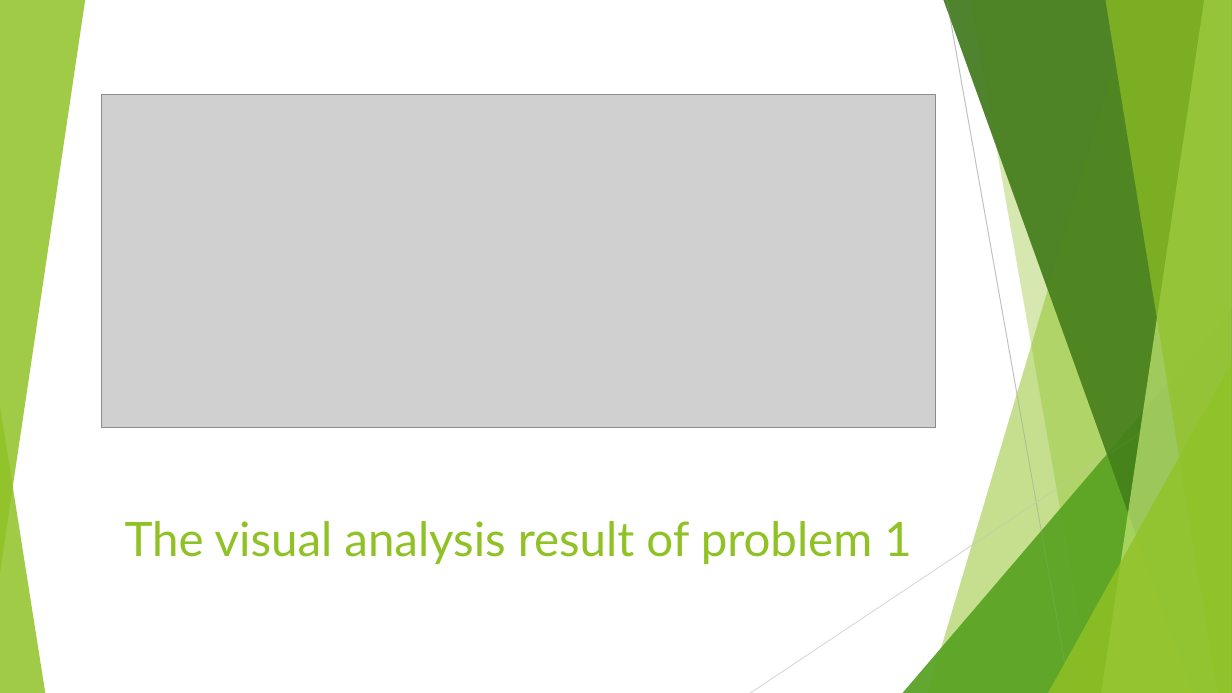
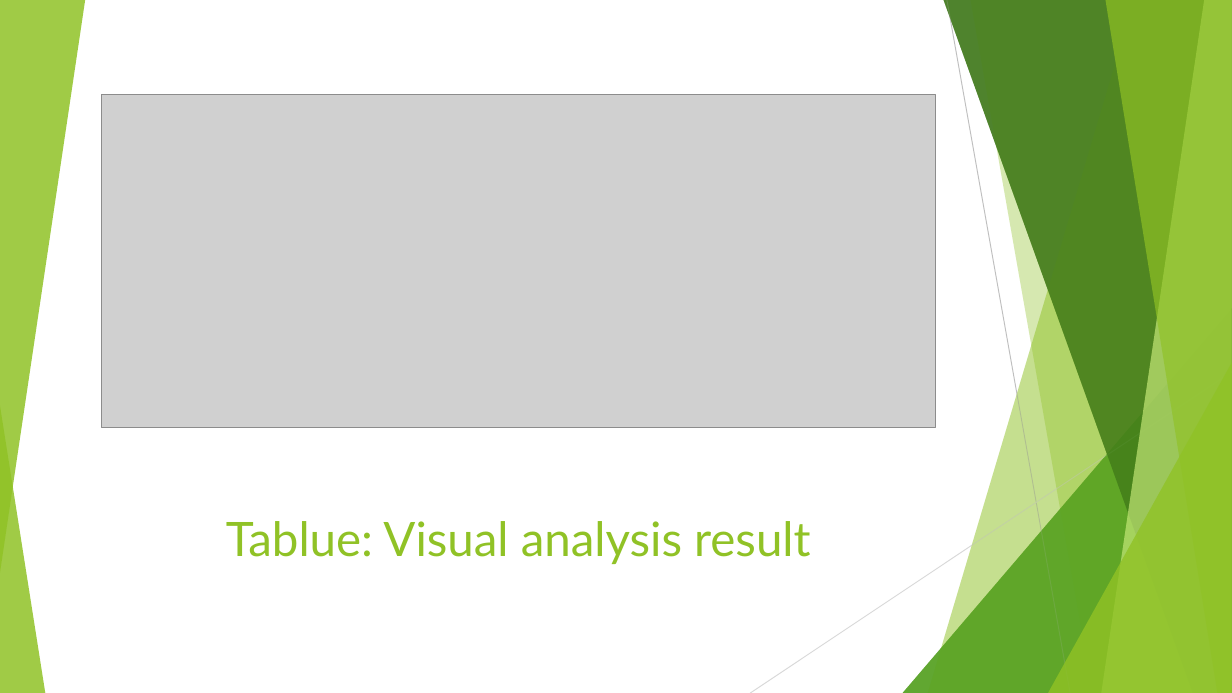
Before and after one commit to aianis/carbon-emissons-visualizer, a slide deck: slide 4 of Files/09893014_DataVisualization_Project.pptx. Drawn at 1232x693 pixels with LibreOffice and Linux fonts; fonts in the diff are those of the drawing; grey boxes stand for pictures. Boxes give left, top, right and bottom in pixels: in the first picture for what was removed or moved away, otherwise in the second. Text is boxed around its words. In the diff, an @@ line names an element or a change of style, - is before the commit and + after.

```diff
--- a/Files/09893014_DataVisualization_Project.pptx
+++ b/Files/09893014_DataVisualization_Project.pptx
@@ title at [226, 521, 810, 564]: text changed @@
-The visual analysis result of problem 1
+Tablue: Visual analysis result
```
Also in this commit, not shown: 5 other slides changed, 1 slide added, 2 slides removed, 1 other file.
